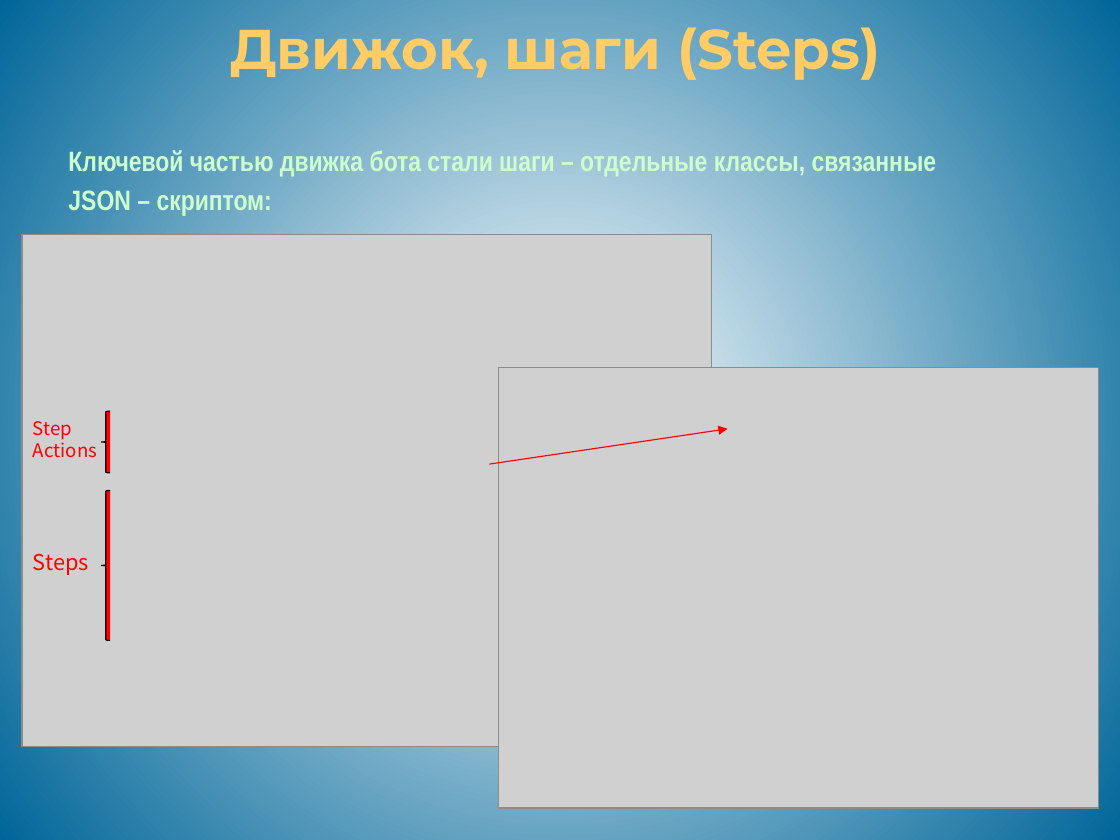
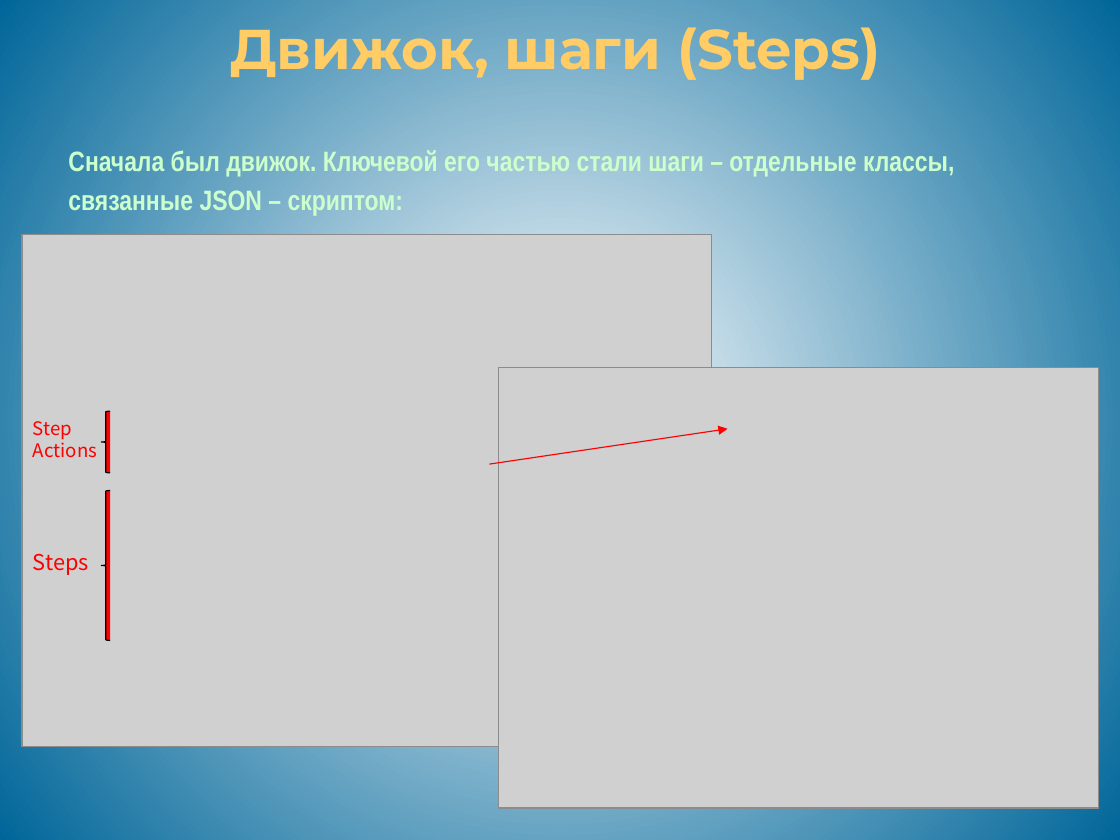
Before and after one commit to evgenypopov2/kotlingrad, a slide deck: slide 6 of presentation/Reservation assistant.pptx. Drawn at 1120x840 pixels with LibreOffice and Linux fonts; fonts in the diff are those of the drawing; grey boxes stand for pictures; background and template pictures are left out. Boxes give left, top, right and bottom in pixels: in the first picture for what was removed or moved away, otherwise in the second. Text is boxed around its words. In the diff, an @@ line names an element or a change of style, - is before the commit and + after.

```diff
--- a/presentation/Reservation assistant.pptx
+++ b/presentation/Reservation assistant.pptx
@@ text at bbox=[68, 150, 955, 216]: text changed @@
-Ключевой частью движка бота стали шаги – отдельные классы, связанные
-JSON – скриптом:
+Сначала был движок. Ключевой его частью стали шаги – отдельные классы,
+связанные JSON – скриптом:
```
Also in this commit, not shown: 4 other slides changed, 2 slides added.
